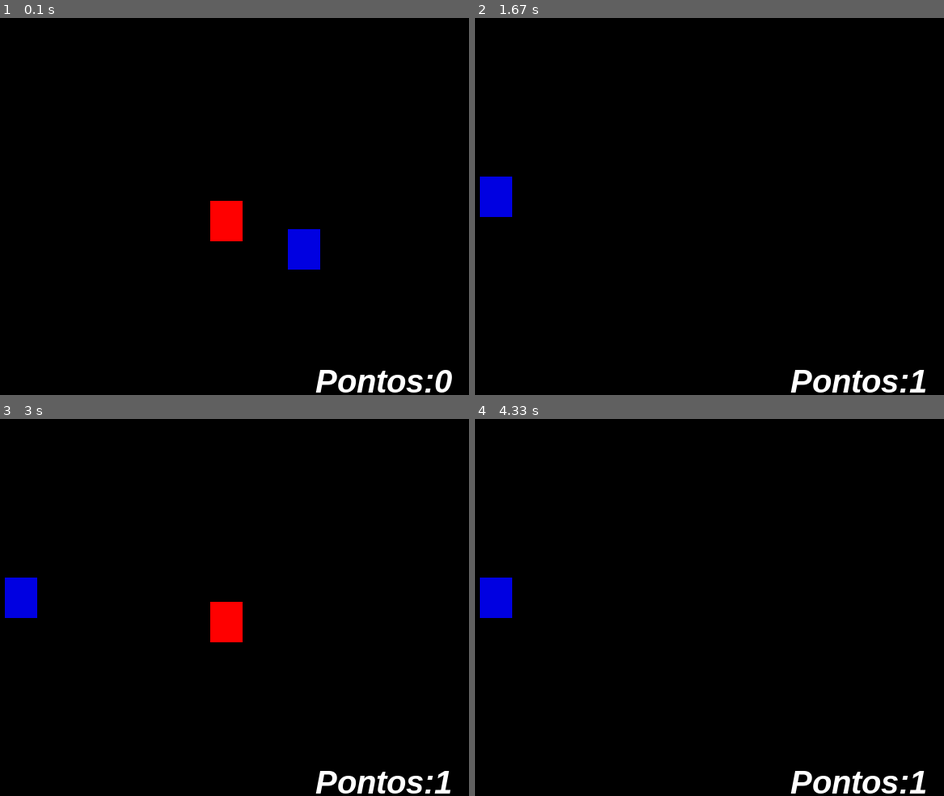
Above: before the commit, frames 1-4 (two rows, left to right).
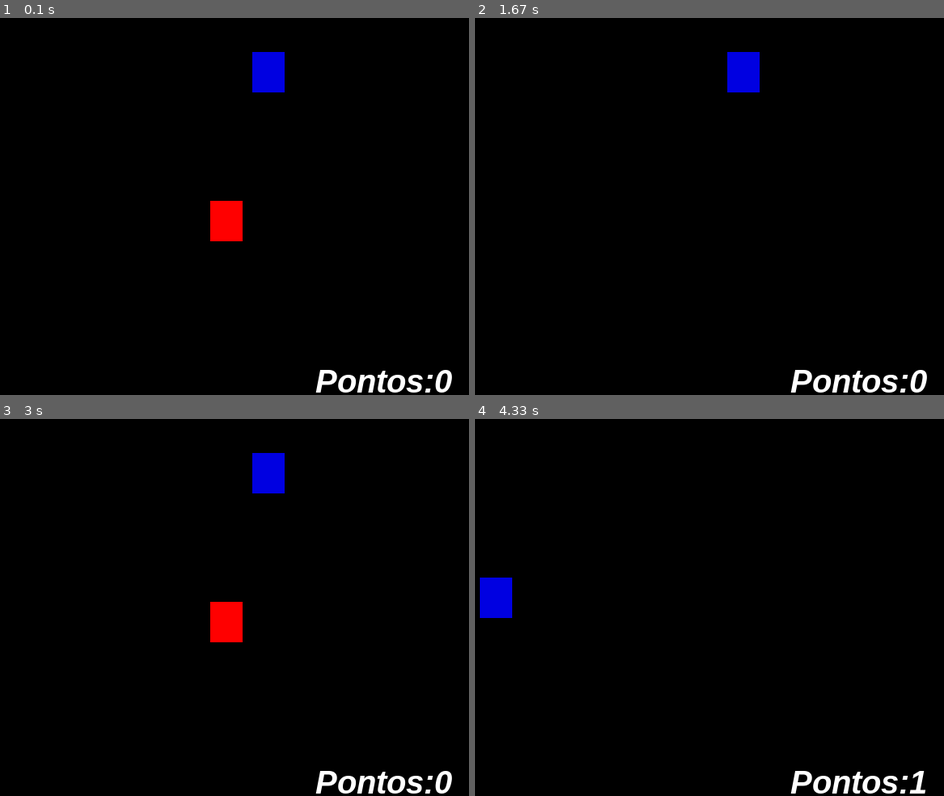
Above: after the commit, the same moments.

Repository: lomaferreira/pygame
Game: pygame game, started from init.py
The game is run twice, just before and just after one commit, with the same random seed, the same clock (stepped at 60 frames per second) and the same inputs.
Inputs:
- Up to frame 1 (0.1 s): no input
- Up to frame 2 (1.67 s): hold D 0.33-0.8 s; hold W 0.83-1.13 s; hold D 1.17-1.63 s
- Up to frame 3 (3 s): hold A 1.67-2.2 s; hold S 2.23-2.53 s; hold A 2.57-2.97 s
- Up to frame 4 (4.33 s): hold W 3-3.37 s; hold D 3.4-4.03 s

The runs differ from the first frame. In frame 1, 1.5% of the frame differs, in the area x 53-69%, y 9-67%; in frame 2, 1.6%, in the area x 1-97%, y 9-100%; in frame 3, 1.6%; in frame 4, nothing differs.

Commit message:
music of game

Diff:
--- a/init.py
+++ b/init.py
@@ -3,23 +3,33 @@
 from pygame.locals import *
 # importa do modulo sys a função exit(fecha a janela do jogo)
 from sys import exit
-from random import randint #importa a funçao randint(sortea valores)
+from random import randint  # importa a funçao randint(sortea valores)
 
 pygame.init()  # inicializa todas as funções e variaveis
 
 
+pygame.mixer.music.set_volume(0.1)#controla o volume da musica de fundo entre 0 e 1
+musica_de_fundo=pygame.mixer.music.load('assets/BoxCat Games - CPU Talk.mp3')
+pygame.mixer.music.play(-1)#executa a música e repete depois que termina com o -1
+
+barulho_colisao=pygame.mixer.Sound('assets/smw_1-up.wav')
+barulho_colisao.set_volume(0.5)
+
+
+
 largura = 640
 altura = 480
-x = largura/2  # controlam o movimento dos objetos(ta no centro(n exatamente))
-y = altura/2
+x = int(largura/2)  # controlam o movimento dos objetos(ta no centro(n exatamente))
+y = int(altura/2)
 
-x_azul=randint(40,600) #posições de escolha pra x, desconsiderando a altura do retangulo pra n sair da tela
-y_azul=randint(50,430)
+# posições de escolha pra x, desconsiderando a altura do retangulo pra n sair da tela
+x_azul = randint(40, 600)
+y_azul = randint(50, 430)
 
 
-pontos=0
-#pygame.font.get_fonts() ver as fontes disponiveis
-fonte=pygame.font.SysFont('arial',40,True,True)
+pontos = 0
+# pygame.font.get_fonts() ver as fontes disponiveis
+fonte = pygame.font.SysFont('arial', 40, True, True)
 
 
 relogio = pygame.time.Clock()  # velocidade do movimento
@@ -34,9 +44,10 @@
     tela.fill((0, 0, 0))
     relogio.tick(30)
 
-    mensagem=f"Pontos:{pontos}"
+    mensagem = f"Pontos:{pontos}"
 
-    texto_formatado=fonte.render(mensagem,True,(255,255,255)) #uni a msg e a fonte(mensagem, false=maisPixelado)
+    # uni a msg e a fonte(mensagem, false=maisPixelado)
+    texto_formatado = fonte.render(mensagem, True, (255, 255, 255))
 
     # detecta se algum evento ocorreu
     for event in pygame.event.get():
@@ -54,42 +65,21 @@
     if pygame.key.get_pressed()[K_s]:
         y += 20
 
+    # desenha objeto na tela(superfice, cor, posição(x,y,width,height))
+    ret_vermelho = pygame.draw.rect(tela, (255, 0, 0), (x, y, 40, 50))
+    ret_azul = pygame.draw.rect(tela, (0, 0, 225), (x_azul, y_azul, 40, 50))
 
-
-    # desenha objeto na tela(superfice, cor, posição(x,y,width,height))
-    ret_vermelho=pygame.draw.rect(tela, (255, 0, 0), (x, y, 40, 50))
-    ret_azul=pygame.draw.rect(tela,(0,0,225),(x_azul,y_azul,40,50))
-
-    #colliderect método do retangulo de colizão
+    # colliderect método do retangulo de colizão
     if ret_vermelho.colliderect(ret_azul):
-        x_azul=randint(40,600)
-        y_azul=randint(50,430)
-        pontos+=1
-
-    tela.blit(texto_formatado,(450,440))#rederiza a msg na tela na seguinte posição
+        x_azul = randint(40, 600)
+        y_azul = randint(50, 430)
+        pontos += 1
+        barulho_colisao.play()
+    # rederiza a msg na tela na seguinte posição
+    tela.blit(texto_formatado, (450, 440))
 
     # a cada interação do loop principal atualiza o jogo, para nao travar
     pygame.display.update()
-
-
-
-
-
-
-
-
-
-
-
-
-
-
-
-
-
-
-
-
 
     '''
     pygame.draw.circle(tela,(0,98,55),(300,260),40)# 40 é o raio
Not shown, added: assets/BoxCat Games - CPU Talk.mp3
Not shown, added: assets/smw_1-up.wav
